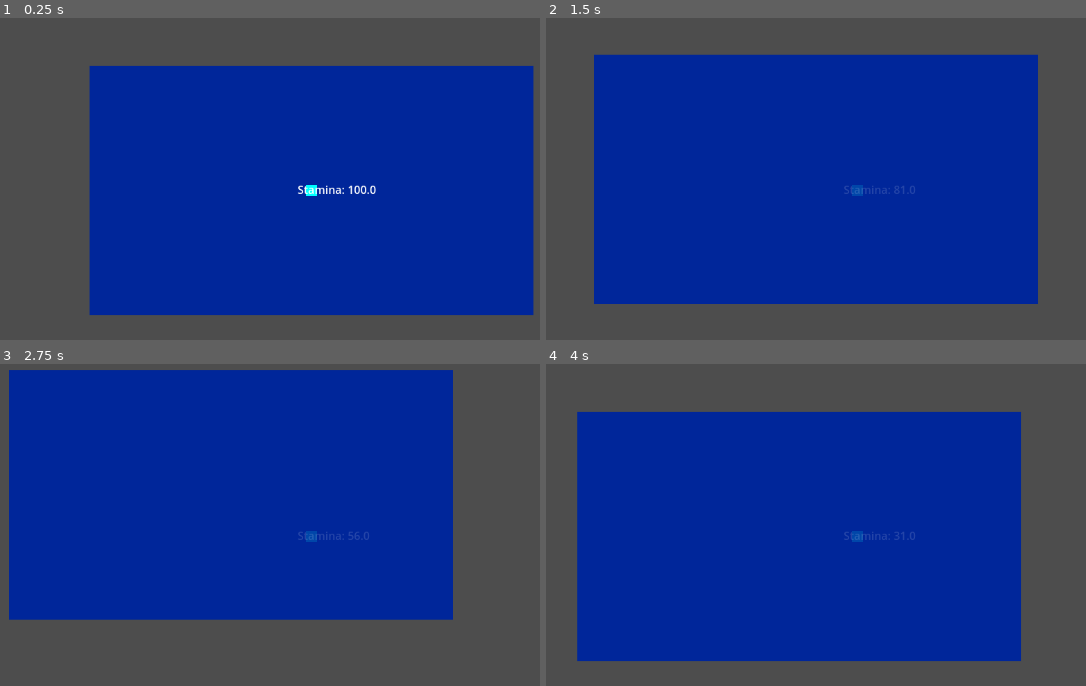
Above: before the commit, frames 1-4 (two rows, left to right).
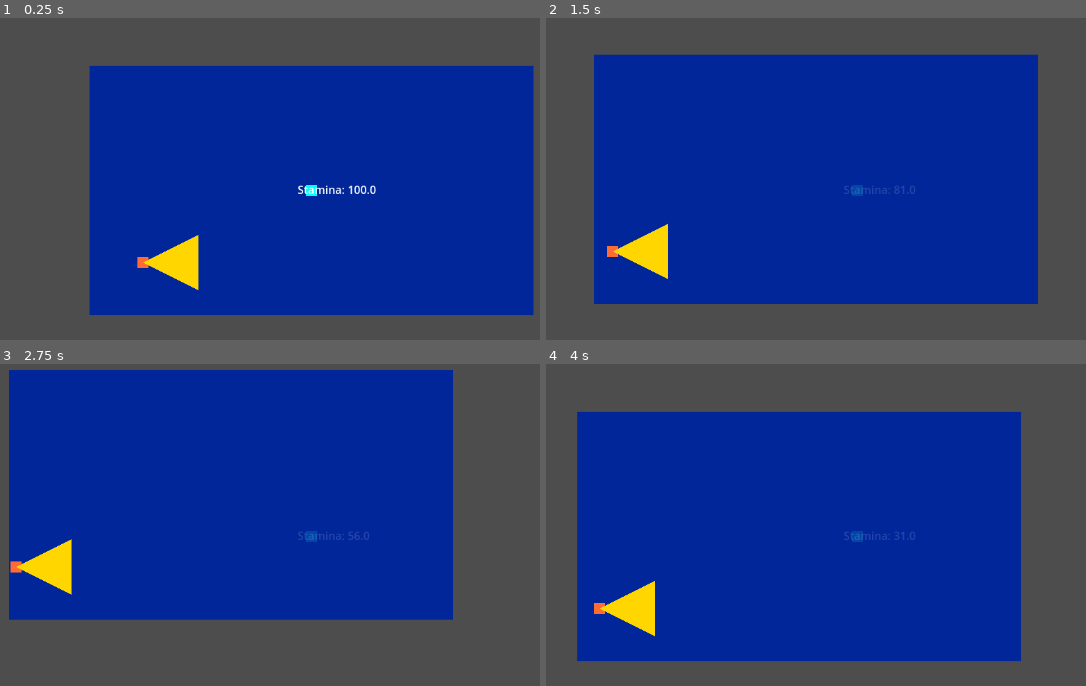
Above: after the commit, the same moments.

Repository: SavarJG/Game-Jam-2026
Game: Godot game, scene res://scenes/level_01.tscn
The game is run twice, just before and just after one commit, with the same random seed, the same clock (stepped at 60 frames per second) and the same inputs.
Inputs:
- Up to frame 1 (0.25 s): no input
- Up to frame 2 (1.5 s): hold Right (ui_right) 0.53-1.28 s; hold Down (ui_down) from 1.28 s (still down)
- Up to frame 3 (2.75 s): release Down (ui_down) at 2.03 s; hold Right (ui_right) from 2.03 s (still down)
- Up to frame 4 (4 s): release Right (ui_right) at 2.78 s; hold Up (ui_up) 2.78-3.53 s; hold Left (ui_left) from 3.53 s (still down)

The runs differ from the first frame. In frame 1, 1.0% of the frame differs, in the area x 25-37%, y 67-85%; in frame 2, 1.0%; in frame 3, 1.0%, in the area x 1-14%, y 54-72%; in frame 4, 1.0%.

Commit message:
Guard Movement and Enemy Detection

Diff:
--- a/blink/scenes/Player.tscn
+++ b/blink/scenes/Player.tscn
@@ -1,18 +1,14 @@
-[gd_scene load_steps=5 format=3 uid="uid://ck7x0kdbwurs0"]
+[gd_scene load_steps=4 format=3 uid="uid://ck7x0kdbwurs0"]
 
 [ext_resource type="Script" uid="uid://bloncm5onenqt" path="res://scripts/player.gd" id="1_p0vlq"]
-[ext_resource type="Script" uid="uid://duigk5g0kvrn0" path="res://scripts/label.gd" id="2_v6fml"]
+
+[sub_resource type="SpriteFrames" id="SpriteFrames_3li8b"]
 
 [sub_resource type="RectangleShape2D" id="RectangleShape2D_v6fml"]
 size = Vector2(10, 10)
 
-[sub_resource type="SpriteFrames" id="SpriteFrames_3li8b"]
-
 [node name="Player" type="CharacterBody2D"]
 script = ExtResource("1_p0vlq")
-
-[node name="CollisionShape2D" type="CollisionShape2D" parent="."]
-shape = SubResource("RectangleShape2D_v6fml")
 
 [node name="AnimatedSprite2D" type="AnimatedSprite2D" parent="."]
 sprite_frames = SubResource("SpriteFrames_3li8b")
@@ -26,9 +22,11 @@
 offset_bottom = 8.0
 color = Color(0, 1, 1, 1)
 
+[node name="CollisionShape2D" type="CollisionShape2D" parent="."]
+shape = SubResource("RectangleShape2D_v6fml")
+
 [node name="Label" type="Label" parent="."]
 offset_left = -20.0
 offset_top = -13.0
 offset_right = 20.0
 offset_bottom = 13.0
-script = ExtResource("2_v6fml")
--- /dev/null
+++ b/blink/scenes/guard.tscn
@@ -0,0 +1,53 @@
+[gd_scene load_steps=5 format=3 uid="uid://cxika2oalog6h"]
+
+[ext_resource type="Script" uid="uid://wmnw3qqao5c3" path="res://scripts/guard.gd" id="1_m4fl1"]
+
+[sub_resource type="RectangleShape2D" id="RectangleShape2D_2hhgp"]
+size = Vector2(10, 10)
+
+[sub_resource type="RectangleShape2D" id="RectangleShape2D_m4fl1"]
+size = Vector2(60, 40)
+
+[sub_resource type="CircleShape2D" id="CircleShape2D_m4fl1"]
+radius = 27.45
+
+[node name="Guard" type="CharacterBody2D"]
+script = ExtResource("1_m4fl1")
+
+[node name="ColorRect" type="ColorRect" parent="."]
+offset_left = -8.0
+offset_top = -8.0
+offset_right = 8.0
+offset_bottom = 8.0
+color = Color(1, 0.419608, 0.207843, 1)
+
+[node name="CollisionShape2D" type="CollisionShape2D" parent="."]
+shape = SubResource("RectangleShape2D_2hhgp")
+
+[node name="PatrolPoints" type="Node2D" parent="."]
+
+[node name="PointA" type="Marker2D" parent="PatrolPoints"]
+
+[node name="PointB" type="Marker2D" parent="PatrolPoints"]
+
+[node name="VisionCone" type="Area2D" parent="."]
+
+[node name="Polygon2D" type="Polygon2D" parent="VisionCone"]
+color = Color(1, 0.843137, 0, 1)
+polygon = PackedVector2Array(0, 0, 80, -40, 80, 40)
+
+[node name="Vision" type="CollisionShape2D" parent="VisionCone"]
+position = Vector2(30, 0)
+shape = SubResource("RectangleShape2D_m4fl1")
+
+[node name="Label" type="Label" parent="."]
+offset_left = -50.0
+offset_right = -10.0
+offset_bottom = 23.0
+
+[node name="NoiseRadius" type="Area2D" parent="."]
+
+[node name="CollisionShape2D" type="CollisionShape2D" parent="NoiseRadius"]
+shape = SubResource("CircleShape2D_m4fl1")
+
+[connection signal="body_entered" from="VisionCone" to="." method="_on_vision_cone_body_entered"]
--- a/blink/scenes/level_01.tscn
+++ b/blink/scenes/level_01.tscn
@@ -1,6 +1,12 @@
-[gd_scene load_steps=2 format=3 uid="uid://dg4vpttul0qlg"]
+[gd_scene load_steps=5 format=3 uid="uid://dg4vpttul0qlg"]
 
-[ext_resource type="PackedScene" uid="uid://ck7x0kdbwurs0" path="res://scenes/Player.tscn" id="1_bpt1m"]
+[ext_resource type="Script" uid="uid://bloncm5onenqt" path="res://scripts/player.gd" id="1_mofoo"]
+[ext_resource type="PackedScene" uid="uid://cxika2oalog6h" path="res://scenes/guard.tscn" id="3_nr3cb"]
+
+[sub_resource type="SpriteFrames" id="SpriteFrames_3li8b"]
+
+[sub_resource type="RectangleShape2D" id="RectangleShape2D_v6fml"]
+size = Vector2(10, 10)
 
 [node name="Level_01" type="Node2D"]
 
@@ -11,4 +17,37 @@
 offset_bottom = 180.0
 color = Color(0, 0.14902, 0.603922, 1)
 
-[node name="Player" parent="." instance=ExtResource("1_bpt1m")]
+[node name="Player" type="CharacterBody2D" parent="."]
+script = ExtResource("1_mofoo")
+
+[node name="AnimatedSprite2D" type="AnimatedSprite2D" parent="Player"]
+sprite_frames = SubResource("SpriteFrames_3li8b")
+
+[node name="Camera2D" type="Camera2D" parent="Player"]
+
+[node name="ColorRect" type="ColorRect" parent="Player"]
+offset_left = -8.0
+offset_top = -8.0
+offset_right = 8.0
+offset_bottom = 8.0
+color = Color(0, 1, 1, 1)
+
+[node name="CollisionShape2D" type="CollisionShape2D" parent="Player"]
+shape = SubResource("RectangleShape2D_v6fml")
+
+[node name="Label" type="Label" parent="Player"]
+offset_left = -20.0
+offset_top = -13.0
+offset_right = 20.0
+offset_bottom = 13.0
+
+[node name="Guard2" parent="." instance=ExtResource("3_nr3cb")]
+position = Vector2(-233, 104)
+
+[node name="PointA" parent="Guard2/PatrolPoints" index="0"]
+position = Vector2(-80, 0)
+
+[node name="PointB" parent="Guard2/PatrolPoints" index="1"]
+position = Vector2(302, -1)
+
+[editable path="Guard2"]
--- /dev/null
+++ b/blink/scripts/guard.gd
@@ -0,0 +1,72 @@
+extends CharacterBody2D
+
+@export var speed: float = 40.0
+@export var wait_time: float = 1.5
+@export var rotation_speed: float = 2.0
+@export var reaction_time: float = 0.8
+
+var patrol_points: Array = []
+var current_point: int = 0
+var waiting: bool = false
+var wait_timer: float = 0.0
+var reaction_timer: float = 0.0
+var player_spotted: bool = false
+
+@onready var vision_cone = $VisionCone
+@onready var debug_label = $Label
+@onready var noise_radius = $NoiseRadius
+
+func _ready():
+	patrol_points.append($PatrolPoints/PointA.global_position)
+	patrol_points.append($PatrolPoints/PointB.global_position)
+
+func _physics_process(delta: float):
+	_handle_patrol(delta)
+	_handle_detection(delta)
+	_handle_awareness(delta)
+	move_and_slide()
+
+func _handle_patrol(delta: float):
+	if waiting:
+		wait_timer -= delta
+		if wait_timer <= 0.0:
+			waiting = false
+			current_point = (current_point + 1) % patrol_points.size()
+		return
+	var target = patrol_points[current_point]
+	var direction = (target - global_position).normalized()
+	var distance = global_position.distance_to(target)
+	if distance < 4.0:
+		velocity = Vector2.ZERO
+		waiting = true
+		wait_timer = wait_time
+	else:
+		velocity = direction * speed
+
+
+func _handle_awareness(delta: float):
+	var bodies = noise_radius.get_overlapping_bodies()
+	var player_visible_nearby = false
+	for body in bodies:
+		if body.name == "Player":
+			if body.modulate.a > 0.5:
+				player_visible_nearby = true
+				var direction = (body.global_position - global_position).normalized()
+				var target_angle = atan2(direction.y, direction.x)
+				rotation = lerp_angle(rotation, target_angle, rotation_speed * delta)
+	if not player_visible_nearby:
+		player_spotted = false
+		reaction_timer = 0.0
+
+func _handle_detection(delta: float):
+	var bodies = vision_cone.get_overlapping_bodies()
+	for body in bodies:
+		if body.name == "Player":
+			if body.modulate.a > 0.5:
+				player_spotted = true
+	if player_spotted:
+		reaction_timer += delta
+		if reaction_timer >= reaction_time:
+			get_tree().reload_current_scene()
+	else:
+		reaction_timer = 0.0
--- a/blink/scripts/label.gd
+++ /dev/null
@@ -1,11 +0,0 @@
-extends Label
-
-
-# Called when the node enters the scene tree for the first time.
-func _ready() -> void:
-	pass # Replace with function body.
-
-
-# Called every frame. 'delta' is the elapsed time since the previous frame.
-func _process(delta: float) -> void:
-	pass
Not shown, added: blink/scripts/guard.gd.uid
Not shown, removed: blink/scripts/label.gd.uid
